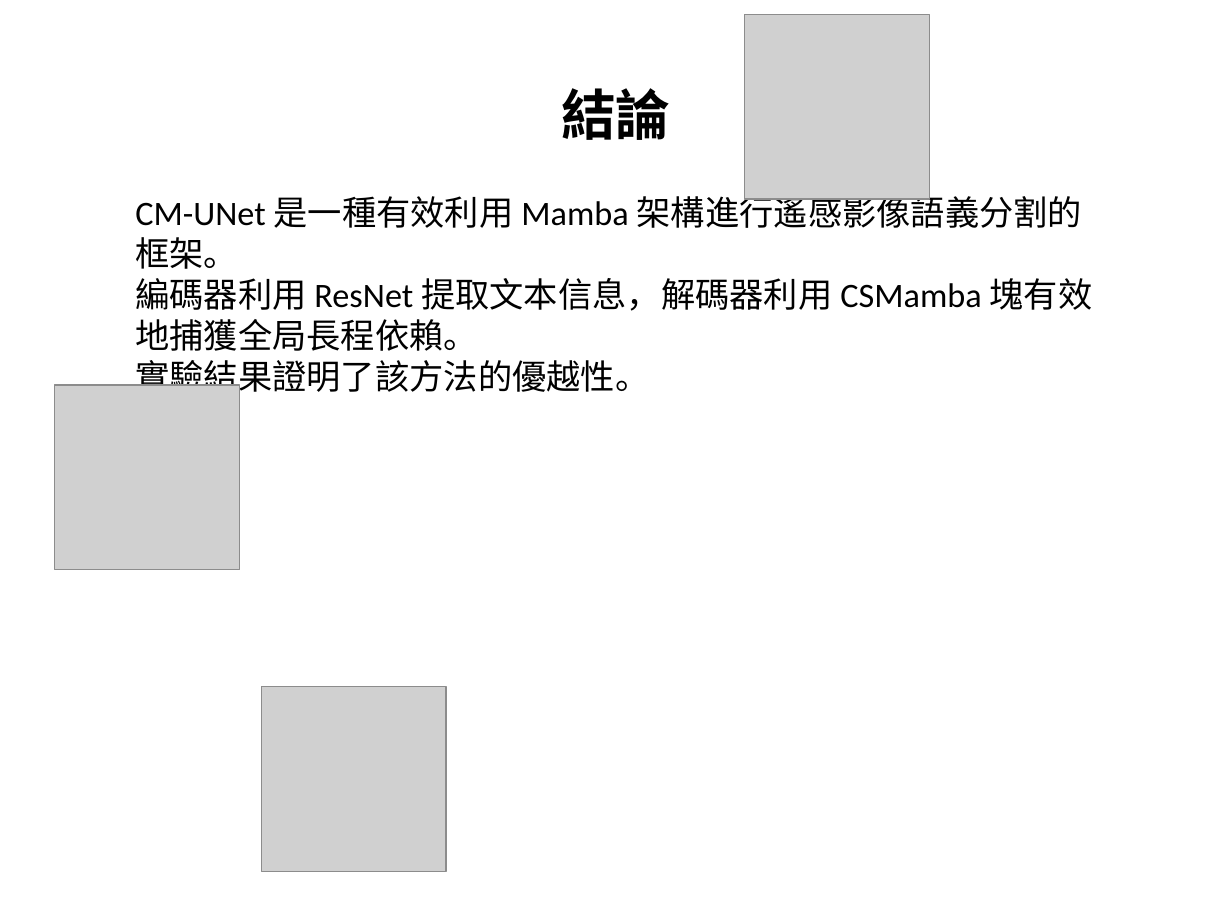
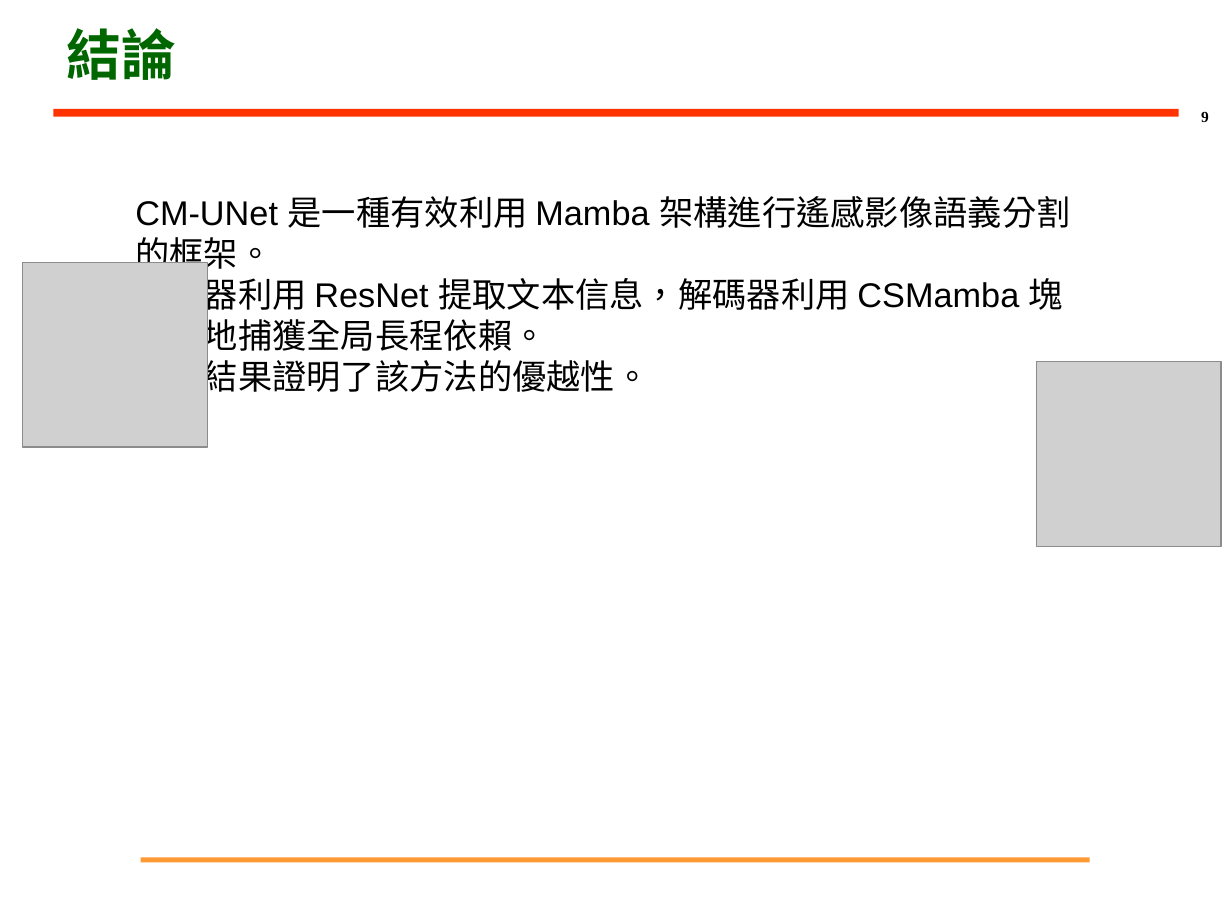
Before and after one commit to PonNowJin/PDFtoPPT, a slide deck: slide 9 of output_pptx/test_watermark.pptx. Drawn at 1232x924 pixels with LibreOffice and Linux fonts; fonts in the diff are those of the drawing; grey boxes stand for pictures; background and template pictures are left out. Boxes give left, top, right and bottom in pixels: in the first picture for what was removed or moved away, otherwise in the second. Text is boxed around its words. In the diff, an @@ line names an element or a change of style, - is before the commit and + after.

```diff
--- a/output_pptx/test_watermark.pptx
+++ b/output_pptx/test_watermark.pptx
@@ title "結論": place and size @@
-title "結論" at (561, 88, 671, 140)
+title "結論" at (66, 28, 176, 80)
@@ title "結論" at (66, 28, 176, 80): font Calibri to Arial, text colour #000000 to #006600; alignment centre to left @@
@@ line added from (53, 112) to (1179, 112), #FF3300 4.5 pt @@
@@ page number added at (1201, 112, 1209, 122), 9 pt, text #000000, bold @@
+9
@@ text "CM-UNet 是一種有效利用 Mamba 架構進行遙感影像語義分割的框架。" at (135, 196, 1070, 399): font Calibri to Arial @@
@@ picture: place and size @@
-picture at (54, 386, 239, 570)
+picture at (22, 262, 207, 447)
@@ picture: place and size @@
-picture at (744, 15, 929, 200)
+picture at (1036, 362, 1221, 547)
@@ picture removed at (261, 686, 446, 871) @@
@@ line added from (140, 860) to (1090, 860), #FF9933 3 pt @@
```
Also in this commit, not shown: 8 other slides changed, 3 other files.
